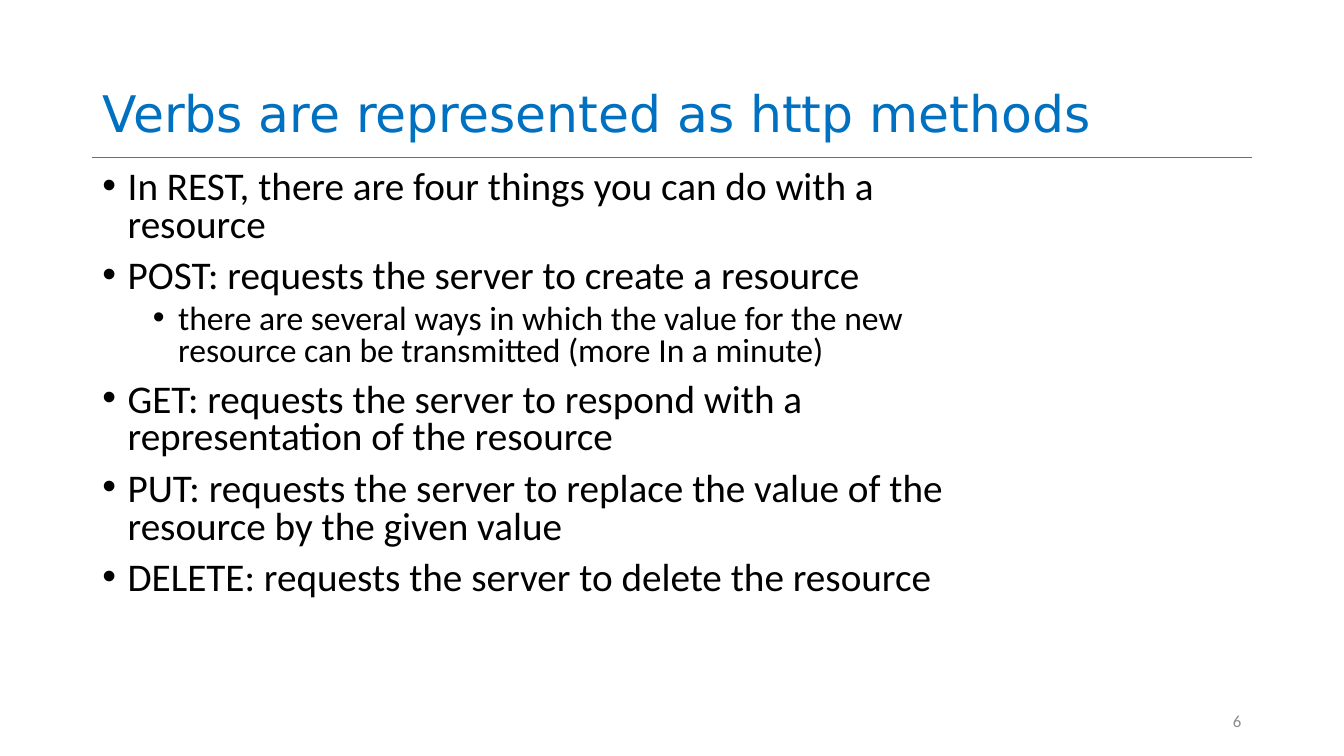
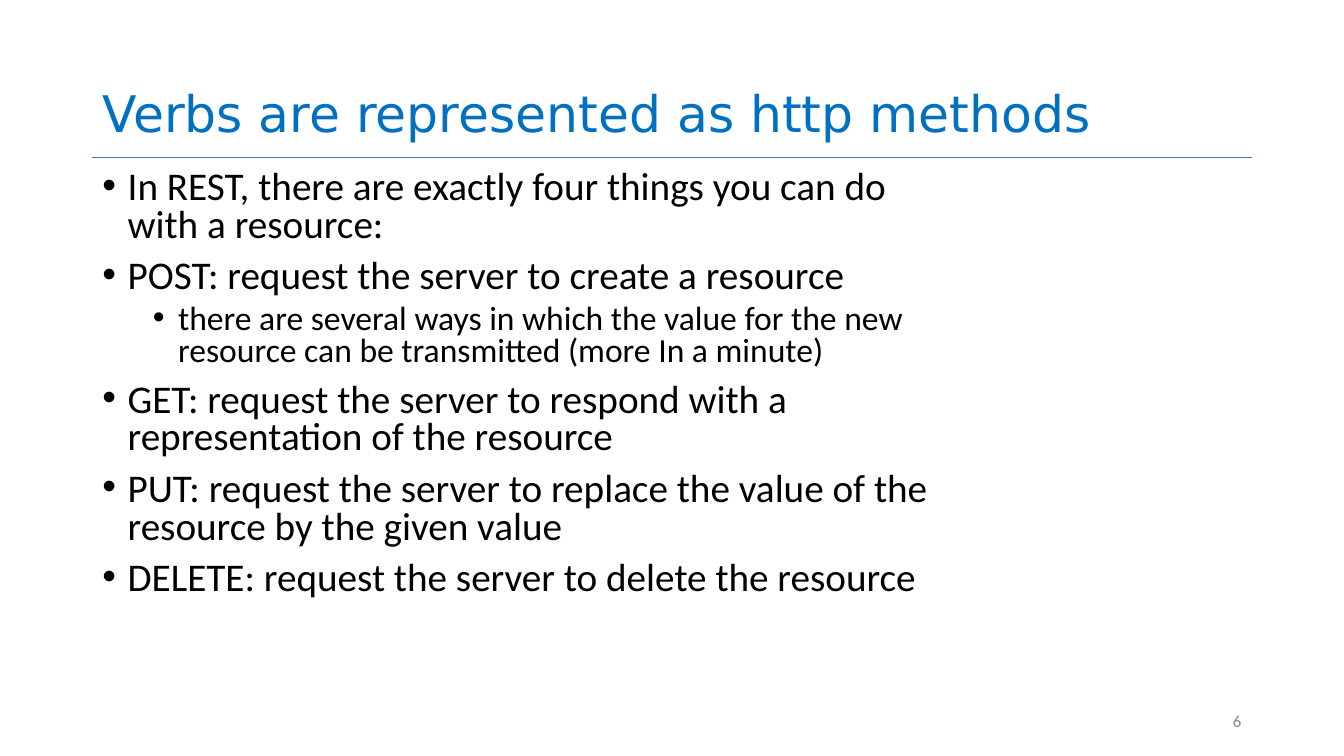
Before and after one commit to neu-se/CS4530-CS5500-Spring-2021, a slide deck: slide 6 of Slides/Lesson 3.4 Building a REST server.pptx. Drawn at 1344x756 pixels with LibreOffice and Linux fonts; fonts in the diff are those of the drawing. Boxes give left, top, right and bottom in pixels: in the first picture for what was removed or moved away, otherwise in the second. Text is boxed around its words. In the diff, an @@ line names an element or a change of style, - is before the commit and + after.

```diff
--- a/Slides/Lesson 3.4 Building a REST server.pptx
+++ b/Slides/Lesson 3.4 Building a REST server.pptx
@@ text at (128,172,886,296): text changed @@
-• In REST, there are four things you can do with a resource
-• POST: requests the server to create a resource
+• In REST, there are exactly four things you can do with a resource:
+• POST: request the server to create a resource
@@ text at (128,385,927,598): text changed @@
-• GET: requests the server to respond with a representation of the resource
-• PUT: requests the server to replace the value of the resource by the given value
-• DELETE: requests the server to delete the resource
+• GET: request the server to respond with a representation of the resource
+• PUT: request the server to replace the value of the resource by the given value
+• DELETE: request the server to delete the resource
```
Also in this commit, not shown: 8 other slides changed, 10 slides added, 2 slides removed, 5 other files.
